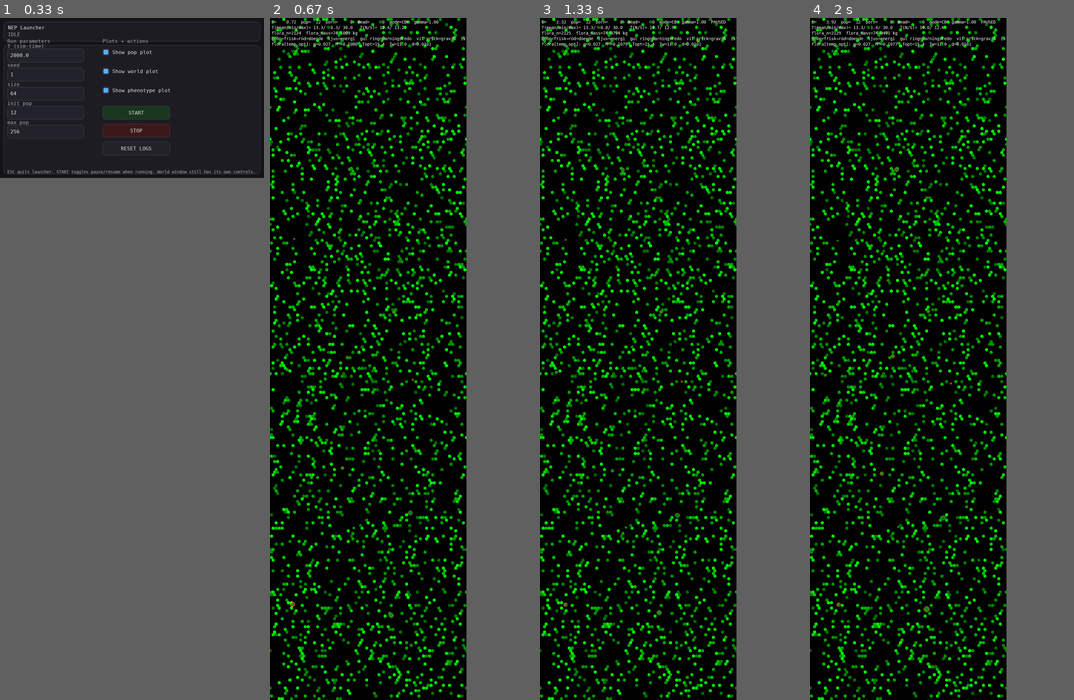
Above: before the commit, frames 1-4 (left to right).
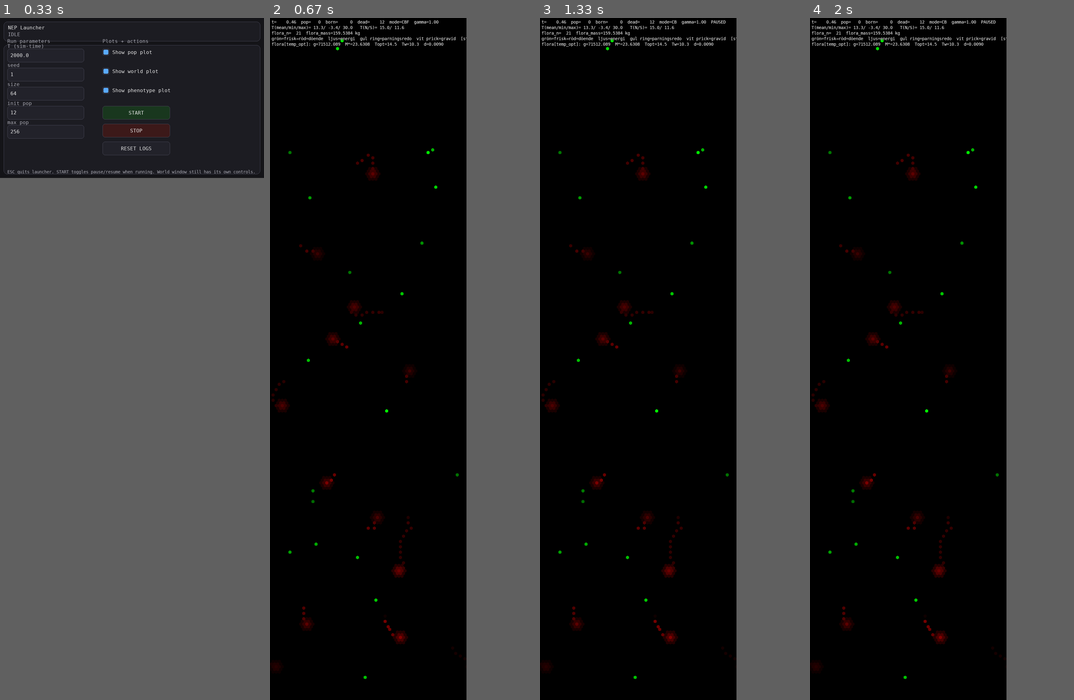
Above: after the commit, the same moments.

Repository: JoakimStorck/nep-process
Game: pygame game, started from nep_gui_launcher.py
The game is run twice, just before and just after one commit, with the same random seed, the same clock (stepped at 60 frames per second) and the same inputs.
Inputs:
- Up to frame 1 (0.33 s): no input
- Up to frame 2 (0.67 s): click "START" at 0.38 s
- Up to frame 3 (1.33 s): tap Space at 0.67 s; tap 1 at 1 s
- Up to frame 4 (2 s): no input

Frame 1 is identical in both runs. In frame 2, 11% of the frame differs, in the area x 0-75%, y 0-100%; in frame 3, 11%; in frame 4, 11%.

Commit message:
Commit: Metabolismen som referens, och omskalning till månader
DEL AV EN SERIE OM FYRA. Faunan överlever inte efter enbart den här
patchen — 0050 och 0051 bär de biologiska rättelserna, 0052 kalibreringen.
Applicera hela serien, eller squasha den.

Modellens tidsenhet var sekunder, vilket gav en livstidsomsättning på
2,4e-04 kroppsinnehåll mot verkliga 30–100. Ämnesomsättningen var
komprimerad nio gånger och livslängden tvåhundratusen. Följden var att det
tog 568 livstider att bygga sin egen kropp.

Tidsenheten blir månader. k_basal = 9,0e6 J per månad och kg^0.75 är
Kleibers 3,4 W uttryckt i den enheten, och ger omsättning 51. Ett tick blir
14,4 timmar, en livslängd 2 350 tick. Eftersom omsättningen beror på massan
som M^-0.25 väljer tidsenheten också kroppsmasseskalan: månader ger djur på
ett par kilo. year_len = 12, så ett djur möter fyra vintrar — säsongen är
ett verkligt selektionstryck för första gången.

Delkostnaderna ställs mot den nya k_basal, inte skalade från sina gamla
värden: de var kalibrerade mot en k_basal som låg 8,6 gånger fel, och en rak
skalning gav hjärnan 150 % av basalen. E_cap_per_M är en stock och skalade
inte alls med dräneringarna; den står nu på 15 % av kroppsmassan. F0 är en
kraft och inte en effekt, så kostnaden per tick steg 45x när sträckan gjorde
det. Termogenesen låg under värmeförlusten vid varje massa och är nu fem
gånger basalen, som hos verkliga endotermer.

Tre dimensionsfel som bara syns vid långa tick:

Termoregleringen integrerades explicit trots att tidskonstanten är en halv
tick, vilket sköt kroppstemperaturen till hundratals minusgrader. Nu
analytisk relaxation, exakt för konstant tillförsel och ovillkorligt stabil.

Reparationen saknade dt och var per tick medan skadan är per tidsenhet, så
modellens beteende berodde på tidsstegets storlek. repair_gain och
repair_capacity är nu takter, och repair_E_per_D är höjd så att underhåll
kostar något — livshistorieaxeln fanns men var platt.

drain_rate_n normerade en takt mot en stock, vilket ändrar värde vid
enhetsbyte. Nu mot basalmetabolismen och därmed skalfri.

docs/metabolismen.md beskriver hela metabolismen, de tre valutorna och
deras olika lagar, samt de tre parameterklasserna och varför ett enhetsbyte
inte kan multiplicera allt med samma faktor.

Diff:
--- a/agent.py
+++ b/agent.py
@@ -97,8 +97,8 @@
     # ------------------------
     # Steering / policy kinematics
     # ------------------------
-    v_max: float = 2.2
-    turn_rate: float = 2.2
+    v_max: float = 100.0
+    turn_rate: float = 300.0
 
     # ------------------------
     # Sensing / perception
@@ -131,7 +131,7 @@
     # ------------------------
     # Feeding: world pool units -> internal energy units
     # ------------------------
-    eat_rate: float = 1e-4  # kg/s
+    eat_rate: float = 90.0  # kg/s
 
     # Energy densities (J/kg)
     # E_bio_J_per_kg behålls som bakåtkompatibelt alias för växtbiomassa.
@@ -150,7 +150,7 @@
     catabolism_eff: float = 0.90
 
     # Energy storage capacity (J/kg)
-    E_cap_per_M: float = 3.0e5
+    E_cap_per_M: float = 1.4e6
 
     # ------------------------
     # Energy ledger diagnostics
@@ -162,16 +162,16 @@
     # ------------------------
     # Initial physiological state
     # ------------------------
-    M0: float = 1.0   # initial body mass
-    E0: float = 1.5e5 # initial energy (J)
+    M0: float = 2.0   # initial body mass
+    E0: float = 1.4e6 # initial energy (J)
 
     # ------------------------
     # Basal metabolism (allometric)
     # ------------------------
-    k_basal: float = 30.0  # [W]
+    k_basal: float = 9.0e6  # [W]
 
     # Activity-related metabolic costs (non-locomotor)
-    compute_cost: float = 5.0  # [W/kg] — skalas upp proportionellt mot n_params vid agentens start
+    compute_cost: float = 1.5e6  # [W/kg] — skalas upp proportionellt mot n_params vid agentens start
 
     # Referens-nätverksstorlek för compute_cost-skalning.
     # Baseline = 23-24-24-5 = 1301 parametrar.
@@ -187,25 +187,25 @@
     Tb_min: float = 35.0
 
     heatcap_J_per_kgC: float = 3500.0   # thermal inertia ~ M
-    thermo_k_W_per_C: float = 1.0       # heat loss coefficient ~ M^(2/3)
+    thermo_k_W_per_C: float = 3.0e5       # heat loss coefficient ~ M^(2/3)
     thermo_mass_exp: float = 2.0 / 3.0
-    thermo_Pmax_per_kg: float = 20.0    # max heat generation (W/kg)
+    thermo_Pmax_per_kg: float = 5.0e7    # max heat generation (W/kg)
     cold_damage_gain: float = 0.03      # damage per second at severe cold
 
     # ------------------------
     # Locomotion mechanics
     # ------------------------
-    F0: float = 4.0
+    F0: float = 5.0e4
     force_mass_exp: float = 2.0 / 3.0
-    drag_lin: float = 0.8
-    drag_quad: float = 0.2
+    drag_lin: float = 220.0
+    drag_quad: float = 1.2
     locomotion_eff: float = 0.25
 
     # ------------------------
     # Starvation / weakness dynamics
     # ------------------------
-    M_crit: float = 0.25   # under detta försvagas rörelseförmågan
-    M_min: float = 0.07    # absolut minimum — lite under child_M_min för buffert
+    M_crit: float = 0.50   # under detta försvagas rörelseförmågan
+    M_min: float = 0.14    # absolut minimum — lite under child_M_min för buffert
     v_weak_min: float = 0.25
     rep_weak_min: float = 0.20
     starve_stress_gain: float = 1.0
@@ -248,8 +248,8 @@
     pain_tau: float = 0.5
 
     # repair (energy -> D reduction)
-    repair_gain: float = 1.0
-    repair_E_per_D: float = 0.005  # var 0.02 → sänkt: billigare reparation gör det evolutionärt lönsamt
+    repair_gain: float = 50.0
+    repair_E_per_D: float = 2.0e6  # var 0.02 → sänkt: billigare reparation gör det evolutionärt lönsamt
     repair_W_decay: float = 0.15   # var 0.3 — mjukare degradering av reparation med ålder
     repair_eta0: float = 1.0
     repair_eta_W: float = 0.1     # var 0.2
@@ -283,7 +283,7 @@
     attack_range: float = 1.5        # rutnätsenheter — max avstånd för attack
     attack_damage_per_s: float = 0.3 # D-inflöde per sekund på bytet vid attack
     attack_energy_gain: float = 0.5  # fraktion av bytets förlorade energi som predatorn får
-    attack_cost_per_s: float = 0.05  # fraktion av predatorns Ecap per sekund som attacken kostar
+    attack_cost_per_s: float = 5.0  # fraktion av predatorns Ecap per sekund som attacken kostar
 
     # Selektiv predator-prey-logik
     predator_trait_min: float = 0.20
@@ -312,14 +312,14 @@
     # Viktigt efter energikonsolideringen: tillväxt får bara ske hos omogna
     # individer och bara när reservgraden är tillräckligt hög. Annars driver
     # modellen in i en growth→catabolism-spiral direkt från warm start.
-    growth_rate_per_s: float = 0.008
+    growth_rate_per_s: float = 0.19
     growth_R_min: float = 0.30   # ingen aktiv tillväxt under denna reservgrad
     growth_R_full: float = 0.60  # full tillväxthastighet först här
 
     # Gestationstillväxthastighet (kg/s fetal vävnad per sekund).
     # 0.004 kg/s → 50s för ett 0.2 kg foster (var 0.002 = 100s).
     # Föräldern kataboliserar ~0.2 kg kroppsmassa under gestationen (M: 1.0→0.8). ✓
-    gestation_growth_kg_per_s: float = 0.004
+    gestation_growth_kg_per_s: float = 0.085
 
     # Energikostnad för att bygga fetal vävnad (J/kg).
     # OBS: Detta är INTE samma som E_body_J_per_kg (energidensitet vid katabolism).
@@ -545,8 +545,12 @@
 
         # R_max styrs av pheno.repair_capacity, inte AP
         R_max = float(pheno.repair_capacity) * math.exp(-float(AP.repair_W_decay) * float(self.W))
+        # Reparationen saknade dt och var därmed per *tick* medan skadan är
+        # per tidsenhet. Modellens beteende berodde på tidsstegets storlek:
+        # halverad dt halverade skadan men lämnade reparationen orörd.
+        # Med dt är R_max och repair_gain takter, som allt annat.
         R_des = max(0.0, float(AP.repair_gain) * float(self.P))
-        R_des = min(R_des, R_max)
+        R_des = min(R_des, R_max) * dt
 
         E_per_D = max(1e-9, float(AP.repair_E_per_D))
         E_need = R_des * E_per_D
@@ -901,9 +905,22 @@
 
         out_thermo = dt * P_gen
 
-        Qloss   = K * (Tb - Tenv)
-        dTb     = (P_gen - Qloss) * dt / Cth
-        self.Tb = Tb + dTb
+        # Analytisk relaxation i stället för explicit Euler. Den termiska
+        # tidskonstanten Cth/K är kortare än ett tick — vid månadsskalan
+        # ungefär en halv tick — och explicit integrering divergerar då:
+        # kroppstemperaturen sköt iväg till hundratals minusgrader. Samma
+        # klass av fel som den newtonska rörelsedynamiken, där relaxationen
+        # mot terminalhastighet också är mycket kortare än tidssteget.
+        #
+        # Lösningen på dT/dt = (P_gen - K·(T - Tenv))/Cth är exakt för
+        # konstant P_gen över steget och ovillkorligt stabil.
+        T_inf = Tenv + (P_gen / K if K > 1e-30 else 0.0)
+        decay = math.exp(-K * dt / Cth) if Cth > 1e-30 else 0.0
+        self.Tb = T_inf + (Tb - T_inf) * decay
+
+        # Ledgern ska bära den värme som faktiskt avgavs, inte den som
+        # begärdes; vid jämvikt är de lika.
+        Qloss = K * (0.5 * (Tb + float(self.Tb)) - Tenv)
 
         # ---------------------------------------------------------
         # (2C) Gestation (Väg 2): overhead + build energy
@@ -1069,8 +1086,13 @@
         frailty_gain = clamp(float(pheno.frailty_gain), 0.0, max(0.0, _frailty_cap))
         frail        = 1.0 + frailty_gain * d_norm
 
+        # Normera dräneringen mot basalmetabolismen, inte mot reservens
+        # storlek. Ecap är en stock och drain_rate en takt; kvoten mellan dem
+        # har enheten 1/tid och ändrar värde när tidsenheten byts. Mot basalen
+        # blir kvoten dimensionslös och skalfri.
         drain_rate   = E_out_drain / max(dt, 1e-12)
-        drain_rate_n = drain_rate / max(Ecap, 1e-9)
+        basal_rate   = max(1e-30, _k_basal * (M_eff ** 0.75))
+        drain_rate_n = drain_rate / basal_rate
 
         dD_eff = dt * (_k_damage * susc * (1.0 + 1.2 * e_lack) * frail * effort * starve_stress)
         dD_met = dt * (float(pheno.stress_per_drain) * drain_rate_n * starve_stress)
--- a/phenotype.py
+++ b/phenotype.py
@@ -154,8 +154,8 @@
     stress_per_drain_min: float = 0.01
     stress_per_drain_max: float = 0.05
 
-    repair_capacity_min: float = 0.002
-    repair_capacity_max: float = 0.030   # höjt — k_age1 ger lägre inflöde än k_age0=0.2
+    repair_capacity_min: float = 0.10
+    repair_capacity_max: float = 1.50   # höjt — k_age1 ger lägre inflöde än k_age0=0.2
 
     frailty_gain_min: float = 0.0
     frailty_gain_max: float = 3.0
@@ -174,8 +174,8 @@
 
     # Barnets massa vid födseln.
     # Kompromiss: litet nog att kosta föräldern rimligt, stort nog att överleva.
-    child_M_min: float = 0.08   # var 0.10 → 0.05 (för litet gav utrotning)
-    child_M_max: float = 0.20   # var 0.30 → 0.15 (gav utrotning) → 0.20
+    child_M_min: float = 0.16   # var 0.10 → 0.05 (för litet gav utrotning)
+    child_M_max: float = 0.40   # var 0.30 → 0.15 (gav utrotning) → 0.20
 
     cold_aversion_min: float = 0.0
     cold_aversion_max: float = 1.0
@@ -183,8 +183,8 @@
     # Reproduktions-mass-tröskel.
     # Genetiskt bestämd vuxenmassa
     # Brett intervall — evolution hittar r- och K-strateger
-    M_target_min: float = 0.10
-    M_target_max: float = 2.00
+    M_target_min: float = 0.20
+    M_target_max: float = 4.00
 
     # Kostpreferens — brett intervall för maximal nischuppdelning
     diet_min: float = 0.0
@@ -194,8 +194,8 @@
     predation_min: float = 0.0
     predation_max: float = 1.0
 
-    M_repro_min_min: float = 0.15   # var 0.20 — lite lägre för att hinna reproducera
-    M_repro_min_max: float = 0.45   # var 0.45
+    M_repro_min_min: float = 0.30   # var 0.20 — lite lägre för att hinna reproducera
+    M_repro_min_max: float = 0.90   # var 0.45
 
     # Nätverksarkitektur — tillåtna bredder för dolda lager.
     # Diskreta steg via snap-funktion i derive_pheno.
@@ -521,8 +521,8 @@
 
 @dataclass(frozen=True)
 class FloraRanges:
-    growth_rate_min: float = 0.005
-    growth_rate_max: float = 0.050
+    growth_rate_min: float = 1.3e4
+    growth_rate_max: float = 1.3e5
 
     # Vuxenmassa uttrycks som multipel av världens massaskala (WorldParams.B_K)
     # och skalas därför vid anropet, inte här.
--- a/world.py
+++ b/world.py
@@ -56,12 +56,12 @@
     # primärproduktionen — förhållandet omvänt mot hur en ekologi ser ut.
     # Ingen kalibrering av näringstillförsel eller täthet rättar en sådan
     # inversion; det är massaskalan som är fel.
-    B_K: float = 5e-2
+    B_K: float = 11.0
 
     # -------------------------
     # Temperature / seasons
     # -------------------------
-    year_len: float = 256.0
+    year_len: float = 12.0
 
     # Mean temperature profile (latitudinal):
     # T_mean(y) = T_eq - dT_pole * |lat(y)|^lat_p
@@ -105,12 +105,12 @@
     nutrient_loss_frac: float = 0.10
     # Näringstillförsel per cell och tick. Konstant tills terrängen finns; då
     # blir den vittring som funktion av höjd, och utsköljning under havsnivå.
-    nutrient_input: float = 2.0e-10
+    nutrient_input: float = 1.5e-8
     # Maximalt näringsupptag per tick vid uptake_capacity = 1.
     # Upptagstak per individ och sekund, uttryckt relativt massaskalan.
     # Ett absolut tal skulle bli hundrafalt hårdare bundet när B_K höjs och
     # göra floran upptagsbegränsad i stället för näringsbegränsad.
-    uptake_rate_max_per_BK: float = 0.10
+    uptake_rate_max_per_BK: float = 2.6e5
 
     @property
     def uptake_rate_max(self) -> float:
Not shown, added: docs/metabolismen.md
